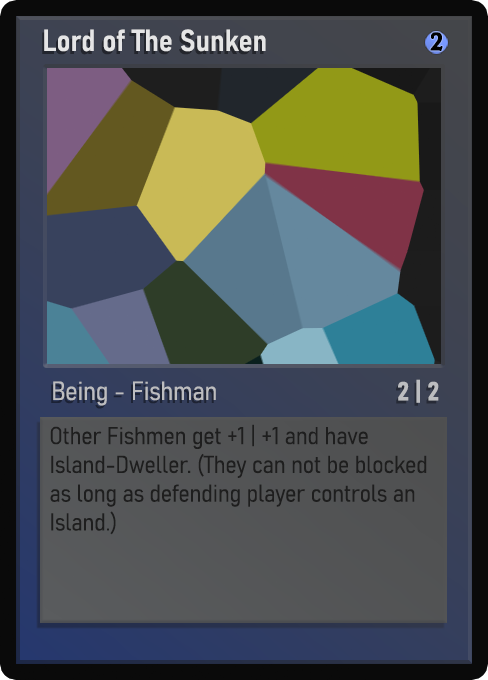
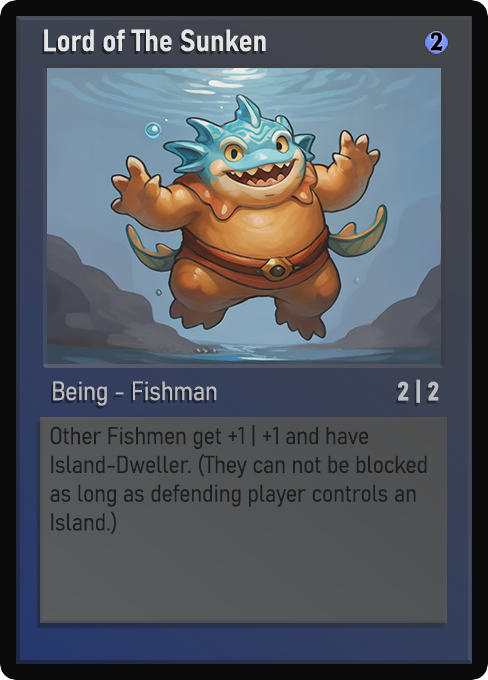
Two versions of the same layered image (488 x 680). Layer-by-layer changes:
painted on "Name" over 44, 29, 252, 52
painted on "AtkDef" over 398, 382, 438, 390
painted on "Class" over 53, 381, 217, 405
painted on "Desc_norm" over 52, 424, 427, 535
painted on "Artwork" over 47, 68, 441, 364
